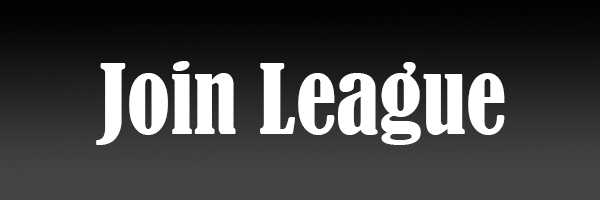
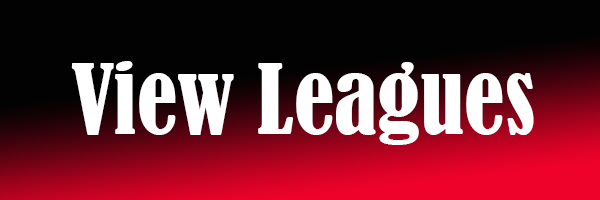
Revision of a layered w=600, h=200 image; what changed, layer by layer:
renamed "Join League" to "View Leagues", painted on it over [71, 61, 534, 145]
painted on "Layer 1" over [0, 13, 600, 200]
